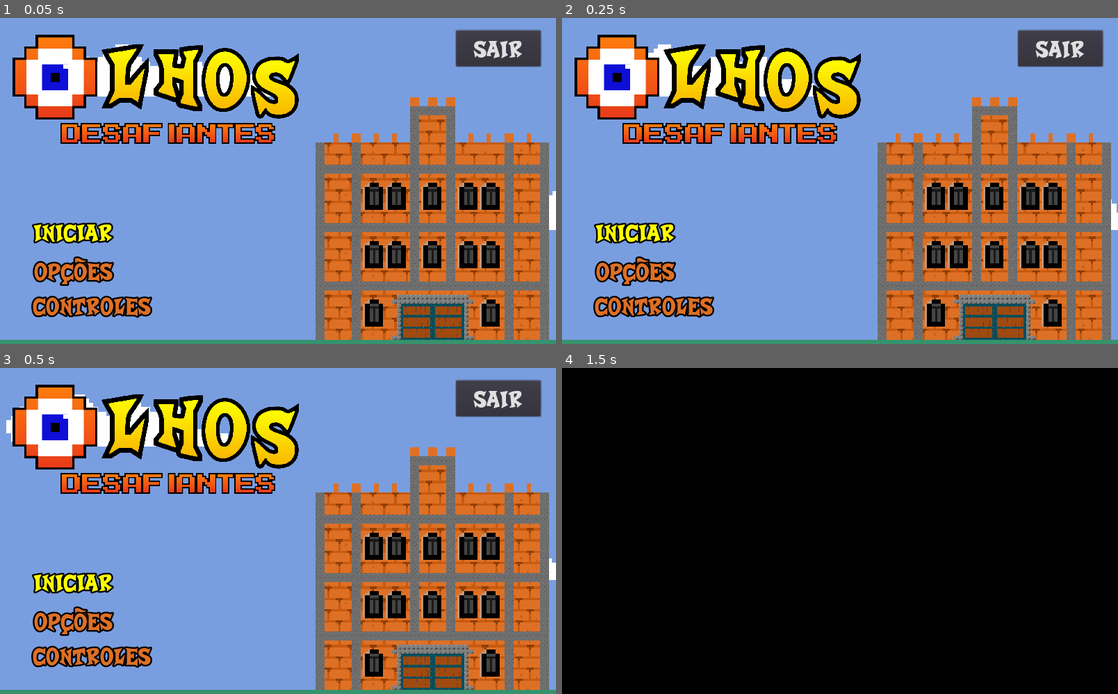
Above: before the commit, frames 1-4 (two rows, left to right).
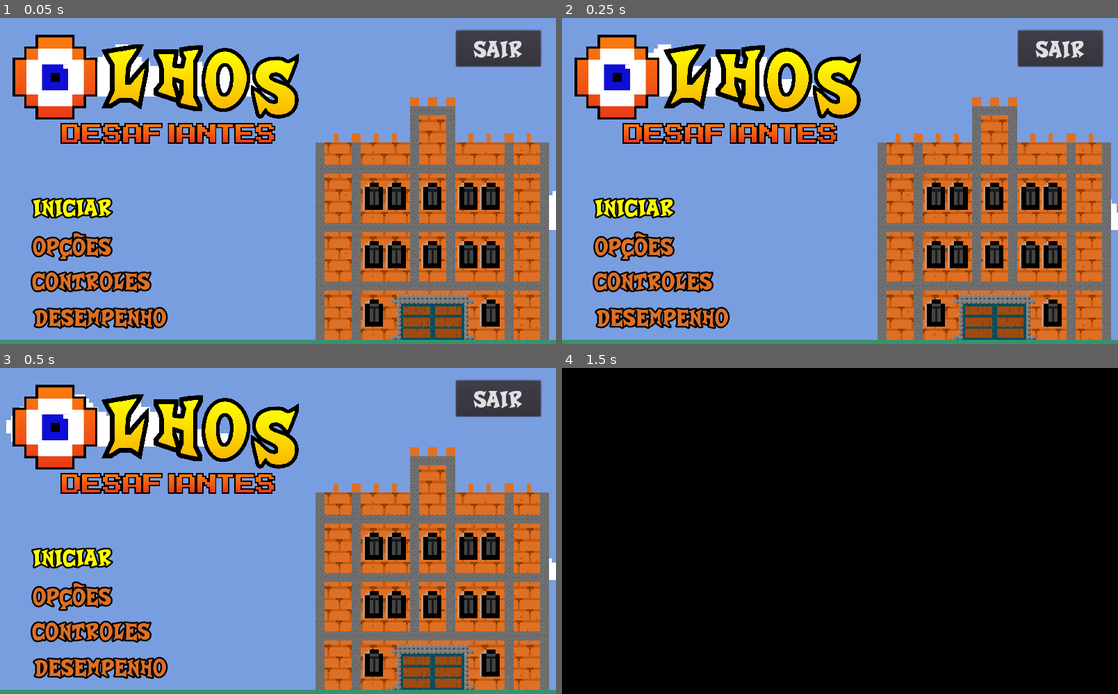
Above: after the commit, the same moments.

Repository: arthur-timoteo/defiant-eyes_game
Game: Godot game, scene res://telas/cena_autenticado.tscn
The game is run twice, just before and just after one commit, with the same random seed, the same clock (stepped at 60 frames per second) and the same inputs. This scene is started directly instead of the project's main scene. Sound files missing from this copy of the repository are replaced by a short silence.
Inputs:
- Up to frame 1 (0.05 s): no input
- Up to frame 2 (0.25 s): no input
- Up to frame 3 (0.5 s): no input
- Up to frame 4 (1.5 s): tap Enter (ui_confirm) at 0.5, 0.6, 1.25, 1.35 s; hold Right (ui_right) from 0.53 s (still down); tap Up (ui_up) at 0.77 s

The runs differ from the first frame. In frame 1, 5.8% of the frame differs, in the area x 5-31%, y 55-96%; in frame 2, 5.8%; in frame 3, 5.8%; in frame 4, nothing differs.

Commit message:
Screen to see player's metric have ben created

Diff:
--- a/telas/cena_autenticado.tscn
+++ b/telas/cena_autenticado.tscn
@@ -18,6 +18,18 @@
 outline_color = Color( 0, 0, 0, 1 )
 font_data = ExtResource( 1 )
 
+[sub_resource type="DynamicFont" id=4]
+size = 62
+outline_size = 3
+outline_color = Color( 0, 0, 0, 1 )
+font_data = ExtResource( 1 )
+
+[sub_resource type="DynamicFont" id=5]
+size = 62
+outline_size = 3
+outline_color = Color( 0, 0, 0, 1 )
+font_data = ExtResource( 1 )
+
 [sub_resource type="DynamicFont" id=3]
 size = 62
 font_data = ExtResource( 1 )
@@ -29,10 +41,10 @@
 
 [node name="Iniciar" type="RichTextLabel" parent="."]
 modulate = Color( 0.87451, 0.443137, 0.14902, 1 )
-margin_left = 31.0
-margin_top = 366.785
-margin_right = 229.0
-margin_bottom = 425.785
+margin_left = 28.7551
+margin_top = 320.764
+margin_right = 226.755
+margin_bottom = 379.764
 custom_fonts/normal_font = SubResource( 1 )
 text = " INICIAR"
 __meta__ = {
@@ -42,10 +54,10 @@
 
 [node name="Opcoes" type="RichTextLabel" parent="."]
 modulate = Color( 0.87451, 0.443137, 0.14902, 1 )
-margin_left = 31.7568
-margin_top = 437.596
-margin_right = 226.757
-margin_bottom = 494.596
+margin_left = 29.5119
+margin_top = 391.575
+margin_right = 224.512
+margin_bottom = 448.575
 custom_fonts/normal_font = SubResource( 2 )
 text = " OPÇÕES"
 __meta__ = {
@@ -55,12 +67,26 @@
 
 [node name="Controles" type="RichTextLabel" parent="."]
 modulate = Color( 0.87451, 0.443137, 0.14902, 1 )
-margin_left = 30.0
-margin_top = 503.0
-margin_right = 300.0
-margin_bottom = 560.0
-custom_fonts/normal_font = SubResource( 2 )
+margin_left = 27.7551
+margin_top = 456.979
+margin_right = 297.755
+margin_bottom = 513.979
+custom_fonts/normal_font = SubResource( 4 )
 text = " CONTROLES"
+__meta__ = {
+"_edit_group_": true,
+"_edit_use_anchors_": false
+}
+
+[node name="Desempenho" type="RichTextLabel" parent="."]
+modulate = Color( 0.87451, 0.443137, 0.14902, 1 )
+margin_left = 31.7551
+margin_top = 522.979
+margin_right = 321.755
+margin_bottom = 579.979
+custom_fonts/normal_font = SubResource( 5 )
+meta_underlined = false
+text = " DESEMPENHO"
 __meta__ = {
 "_edit_group_": true,
 "_edit_use_anchors_": false
--- /dev/null
+++ b/telas/cena_desempenho.tscn
@@ -0,0 +1,148 @@
+[gd_scene load_steps=12 format=2]
+
+[ext_resource path="res://componentes/cena_fundo_telas.tscn" type="PackedScene" id=1]
+[ext_resource path="res://ativos/crash-a-like.ttf" type="DynamicFontData" id=2]
+[ext_resource path="res://telas/script_cena_desempenho.gd" type="Script" id=3]
+[ext_resource path="res://ativos/RobotoCondensed-Bold.ttf" type="DynamicFontData" id=4]
+
+[sub_resource type="DynamicFont" id=1]
+size = 52
+font_data = ExtResource( 4 )
+
+[sub_resource type="DynamicFont" id=5]
+size = 50
+font_data = ExtResource( 2 )
+
+[sub_resource type="DynamicFont" id=6]
+size = 28
+font_data = ExtResource( 4 )
+
+[sub_resource type="DynamicFont" id=9]
+size = 28
+font_data = ExtResource( 4 )
+
+[sub_resource type="DynamicFont" id=10]
+size = 20
+font_data = ExtResource( 4 )
+
+[sub_resource type="DynamicFont" id=8]
+size = 24
+font_data = ExtResource( 4 )
+
+[sub_resource type="DynamicFont" id=4]
+size = 30
+font_data = ExtResource( 2 )
+
+[node name="Node2D" type="Node2D"]
+script = ExtResource( 3 )
+
+[node name="CenaFundo" parent="." instance=ExtResource( 1 )]
+
+[node name="Node2D" type="Node2D" parent="."]
+z_index = 2
+
+[node name="ColorRect" type="ColorRect" parent="Node2D"]
+margin_right = 1318.0
+margin_bottom = 734.0
+color = Color( 0, 0, 0, 0.72549 )
+__meta__ = {
+"_edit_use_anchors_": false
+}
+
+[node name="Titulo" type="RichTextLabel" parent="Node2D"]
+modulate = Color( 0.992157, 1, 0, 1 )
+margin_left = 371.491
+margin_top = 15.1225
+margin_right = 681.491
+margin_bottom = 81.1225
+custom_fonts/normal_font = SubResource( 1 )
+text = "DESEMPENHO"
+scroll_active = false
+__meta__ = {
+"_edit_group_": true,
+"_edit_use_anchors_": false
+}
+
+[node name="RichTextLabel" type="RichTextLabel" parent="Node2D"]
+margin_left = 45.0
+margin_top = 108.0
+margin_right = 966.0
+margin_bottom = 213.0
+custom_fonts/normal_font = SubResource( 5 )
+meta_underlined = false
+text = "*** confira seu desempenho no jogo"
+scroll_active = false
+__meta__ = {
+"_edit_group_": true,
+"_edit_use_anchors_": false
+}
+
+[node name="RichTextLabel2" type="RichTextLabel" parent="Node2D"]
+margin_left = 44.7004
+margin_top = 251.903
+margin_right = 455.7
+margin_bottom = 288.903
+custom_fonts/normal_font = SubResource( 6 )
+text = "Pontos:"
+scroll_active = false
+__meta__ = {
+"_edit_group_": true,
+"_edit_use_anchors_": false
+}
+
+[node name="RichTextLabel3" type="RichTextLabel" parent="Node2D"]
+margin_left = 549.929
+margin_top = 251.903
+margin_right = 960.929
+margin_bottom = 288.903
+custom_fonts/normal_font = SubResource( 9 )
+text = "Posição no ranking:"
+scroll_active = false
+__meta__ = {
+"_edit_group_": true,
+"_edit_use_anchors_": false
+}
+
+[node name="RichTextLabel4" type="RichTextLabel" parent="Node2D"]
+margin_left = 49.2996
+margin_top = 331.159
+margin_right = 969.3
+margin_bottom = 368.159
+custom_fonts/normal_font = SubResource( 10 )
+custom_constants/line_separation = 1
+text = "N° fase       -     Tempo gasto      -      Pontos      -      Quantidade vidas      -      Inimigos matados      -      Data"
+scroll_active = false
+__meta__ = {
+"_edit_group_": true,
+"_edit_use_anchors_": false
+}
+
+[node name="ItemList" type="ItemList" parent="Node2D"]
+margin_left = 43.0
+margin_top = 358.0
+margin_right = 972.0
+margin_bottom = 498.0
+custom_fonts/font = SubResource( 8 )
+custom_constants/line_separation = 1
+__meta__ = {
+"_edit_use_anchors_": false
+}
+
+[node name="Voltar" type="Button" parent="Node2D"]
+margin_left = 45.0794
+margin_top = 540.379
+margin_right = 350.079
+margin_bottom = 584.379
+custom_fonts/font = SubResource( 4 )
+text = "VOLTAR AO MENU PRINCIPAL"
+__meta__ = {
+"_edit_group_": true,
+"_edit_use_anchors_": false
+}
+
+[node name="HTTPRequest" type="HTTPRequest" parent="Node2D"]
+
+[node name="HTTPRequest2" type="HTTPRequest" parent="Node2D"]
+[connection signal="pressed" from="Node2D/Voltar" to="." method="botao_voltar_tela_autenticado"]
+[connection signal="request_completed" from="Node2D/HTTPRequest" to="." method="_on_HTTPRequest_request_completed"]
+[connection signal="request_completed" from="Node2D/HTTPRequest2" to="." method="_on_HTTPRequest2_request_completed"]
--- a/telas/script_cena_autenticado.gd
+++ b/telas/script_cena_autenticado.gd
@@ -7,7 +7,7 @@
 	$AudioStreamPlayer.volume_db = ScriptGlobal.sonsVolume
 
 func _process(_delta):
-	if(Input.is_action_just_pressed("ui_down") && opcao_selecionada < 3):
+	if(Input.is_action_just_pressed("ui_down") && opcao_selecionada < 4):
 		opcao_selecionada += 1
 		$AudioStreamPlayer.play()
 	elif(Input.is_action_just_pressed("ui_up") && opcao_selecionada > 1):
@@ -24,14 +24,22 @@
 		$Iniciar.modulate = Color("#ffff00")
 		$Opcoes.modulate = Color("#df7126")
 		$Controles.modulate = Color("#df7126")
+		$Desempenho.modulate = Color("#df7126")
 	elif(opcao_selecionada == 2):
 		$Iniciar.modulate = Color("#df7126")
 		$Opcoes.modulate = Color("#ffff00")
 		$Controles.modulate = Color("#df7126")
+		$Desempenho.modulate = Color("#df7126")
+	elif(opcao_selecionada == 3):
+		$Iniciar.modulate = Color("#df7126")
+		$Opcoes.modulate = Color("#df7126")
+		$Controles.modulate = Color("#ffff00")
+		$Desempenho.modulate = Color("#df7126")
 	else:
 		$Iniciar.modulate = Color("#df7126")
 		$Opcoes.modulate = Color("#df7126")
-		$Controles.modulate = Color("#ffff00")
+		$Controles.modulate = Color("#df7126")
+		$Desempenho.modulate = Color("#ffff00")
 
 func clicou_na_opcao():
 	if(opcao_selecionada == 1):
@@ -39,8 +47,10 @@
 	elif(opcao_selecionada == 2):
 		ScriptGlobal.telaOrigemAteOpcoes = "cena_autenticado"
 		get_tree().change_scene("res://telas/cena_opcoes.tscn")
+	elif(opcao_selecionada == 3):
+		get_tree().change_scene("res://telas/cena_controles.tscn")
 	else:
-		get_tree().change_scene("res://telas/cena_controles.tscn")
+		get_tree().change_scene("res://telas/cena_desempenho.tscn")
 
 func botao_sair_jogo():
 	get_tree().quit()
--- /dev/null
+++ b/telas/script_cena_desempenho.gd
@@ -0,0 +1,35 @@
+extends Node2D
+
+func _ready():
+	buscar_dados_jogador_no_ranking()
+	buscar_lista_desempenho()
+
+func _on_HTTPRequest_request_completed(result, response_code, headers, body):
+	var json = JSON.parse(body.get_string_from_utf8())
+
+	for i in range(json.result.size()):
+		$Node2D/ItemList.add_item(json.result[i].numero_fase + " - " + json.result[i].tempo_gasto + " - " + json.result[i].pontos + " - " + json.result[i].quantidade_vidas + " - " + json.result[i].inimigos_matados + " - " + json.result[i].data)
+
+
+func _on_HTTPRequest2_request_completed(result, response_code, headers, body):
+	var json = JSON.parse(body.get_string_from_utf8())
+
+	for i in range(json.result.size()):
+		if(json.result[i].id == ScriptGlobal.IdJogador):
+			$Node2D/RichTextLabel.text = json.result[i].nome + " confira seu desempenho no jogo"
+			$Node2D/RichTextLabel2.text = "Pontos: " + str(json.result[i].pontos)
+			$Node2D/RichTextLabel3.text = "Posição no ranking: " + str(i + 1)
+
+func buscar_lista_desempenho():
+	var url_requisicao = ScriptGlobal.BdURL + "/servico/desempenho_jogador.php?"
+	var dados_envio = "id="+str(ScriptGlobal.IdJogador)
+	var cabecalho   = ["Content-Type: application/json"]
+	$Node2D/HTTPRequest.request(url_requisicao + dados_envio, cabecalho, false, HTTPClient.METHOD_GET)
+
+func buscar_dados_jogador_no_ranking():
+	var url_requisicao = ScriptGlobal.BdURL + "/servico/ranking.php"
+	var cabecalho   = ["Content-Type: application/json"]
+	$Node2D/HTTPRequest2.request(url_requisicao, cabecalho, false, HTTPClient.METHOD_GET)
+
+func botao_voltar_tela_autenticado():
+	get_tree().change_scene("res://telas/cena_autenticado.tscn")
Not shown: 1 places in telas/cena_autenticado.tscn that only renumber resources
